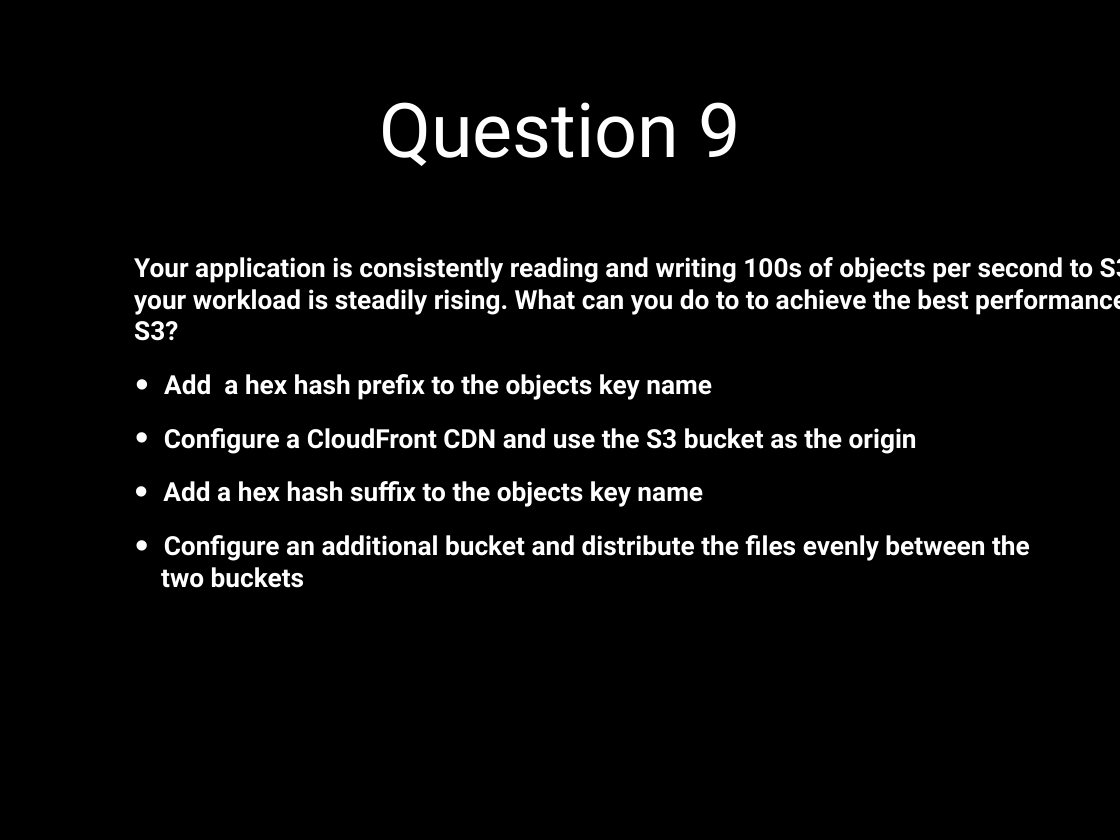
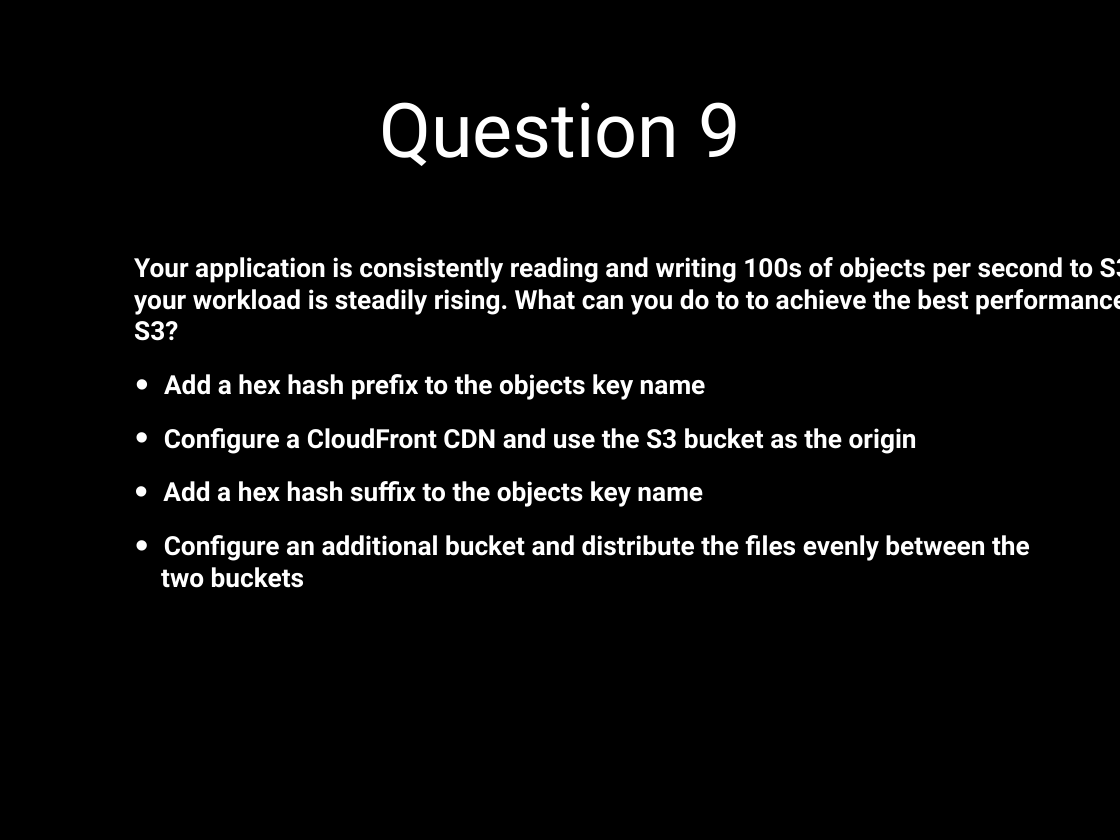
Before and after one commit to anmolrajaroraa/aws-july-reg, a slide deck: slide 10 of Aws-ppt-6-powerpoint.pptx. Drawn at 1120x840 pixels with LibreOffice and Linux fonts; fonts in the diff are those of the drawing. Boxes give left, top, right and bottom in pixels: in the first picture for what was removed or moved away, otherwise in the second. Text is boxed around its words. In the diff, an @@ line names an element or a change of style, - is before the commit and + after.

```diff
--- a/Aws-ppt-6-powerpoint.pptx
+++ b/Aws-ppt-6-powerpoint.pptx
@@ text "Add a hex hash prefix ..." rewrapped from bbox=[164, 374, 712, 400] to bbox=[164, 374, 706, 400] @@
```
Also in this commit, not shown: 1 other slide changed, 15 slides added.
